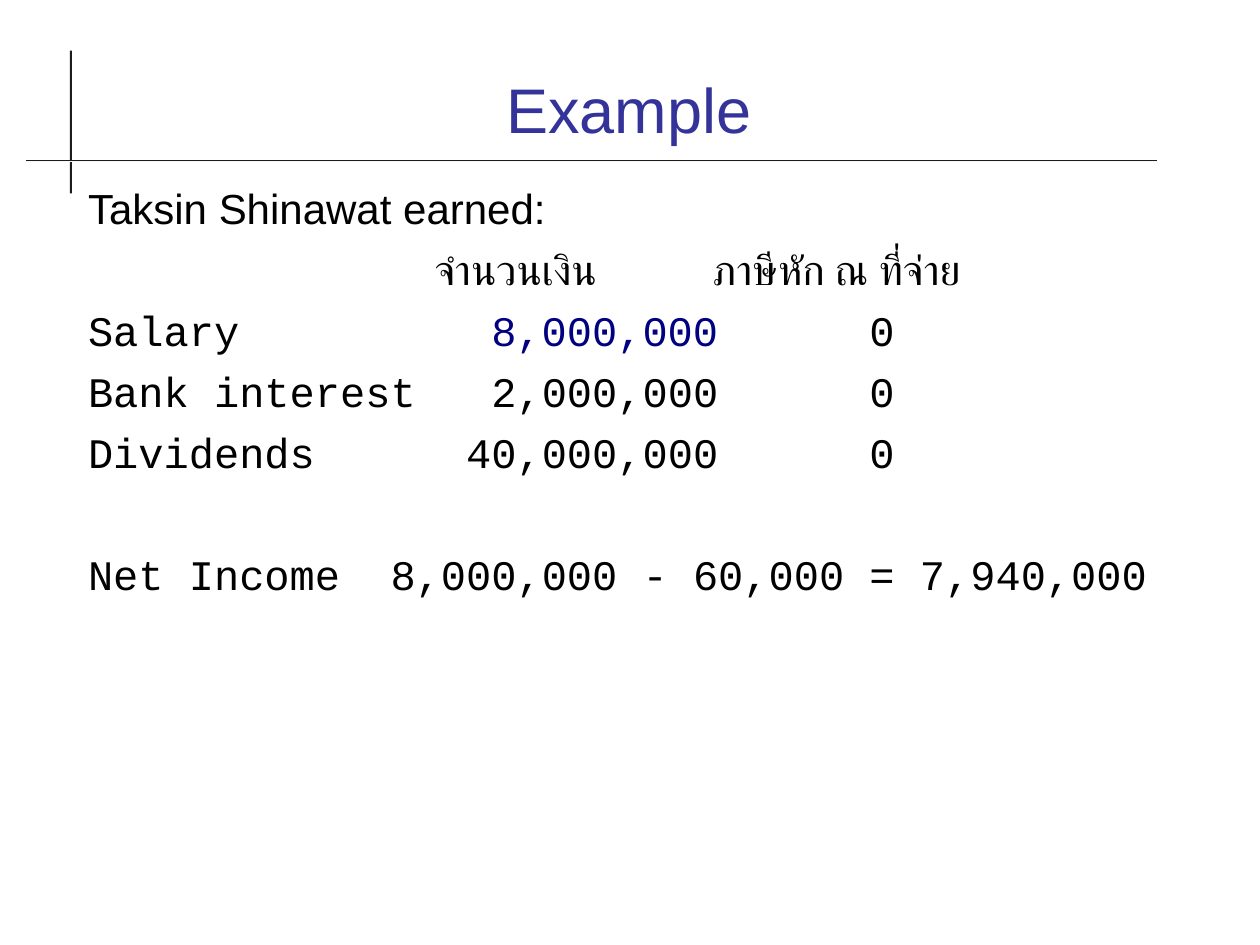
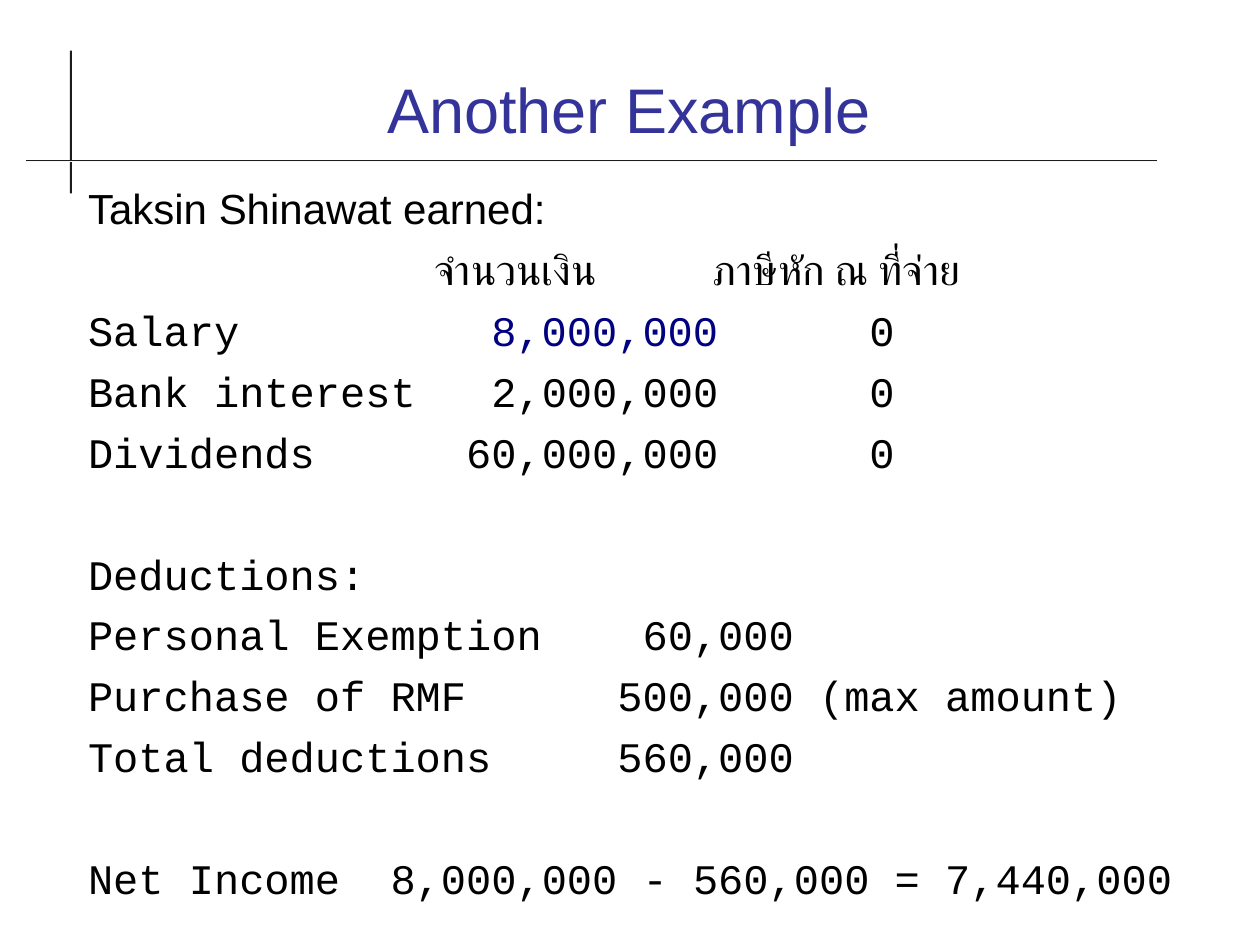
Before and after one commit to cpske/ISP, a slide deck: slide 14 of review/Week13-2022 Review Agile and Thai Tax.odp. Drawn at 1260x945 pixels with LibreOffice and Linux fonts; fonts in the diff are those of the drawing. Boxes give left, top, right and bottom in pixels: in the first picture for what was removed or moved away, otherwise in the second. Text is boxed around its words. In the diff, an @@ line names an element or a change of style, - is before the commit and + after.

```diff
--- a/review/Week13-2022 Review Agile and Thai Tax.odp
+++ b/review/Week13-2022 Review Agile and Thai Tax.odp
@@ title at (387, 87, 870, 145): text changed @@
-Example
+Another Example
@@ text at (88, 437, 1172, 902): text changed @@
-Dividends 40,000,000 0
-Net Income 8,000,000 - 60,000 = 7,940,000
+Dividends 60,000,000 0
+Deductions:
+Personal Exemption 60,000
+Purchase of RMF 500,000 (max amount)
+Total deductions 560,000
+Net Income 8,000,000 - 560,000 = 7,440,000
```
Also in this commit, not shown: 4 other slides changed, 4 slides added, 1 slide removed, 2 other files.
